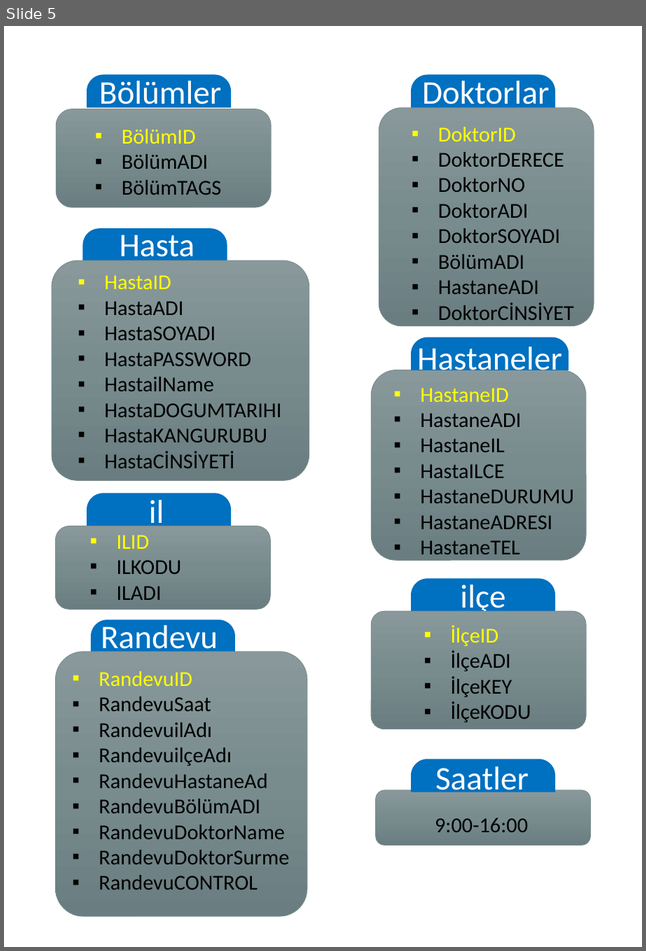
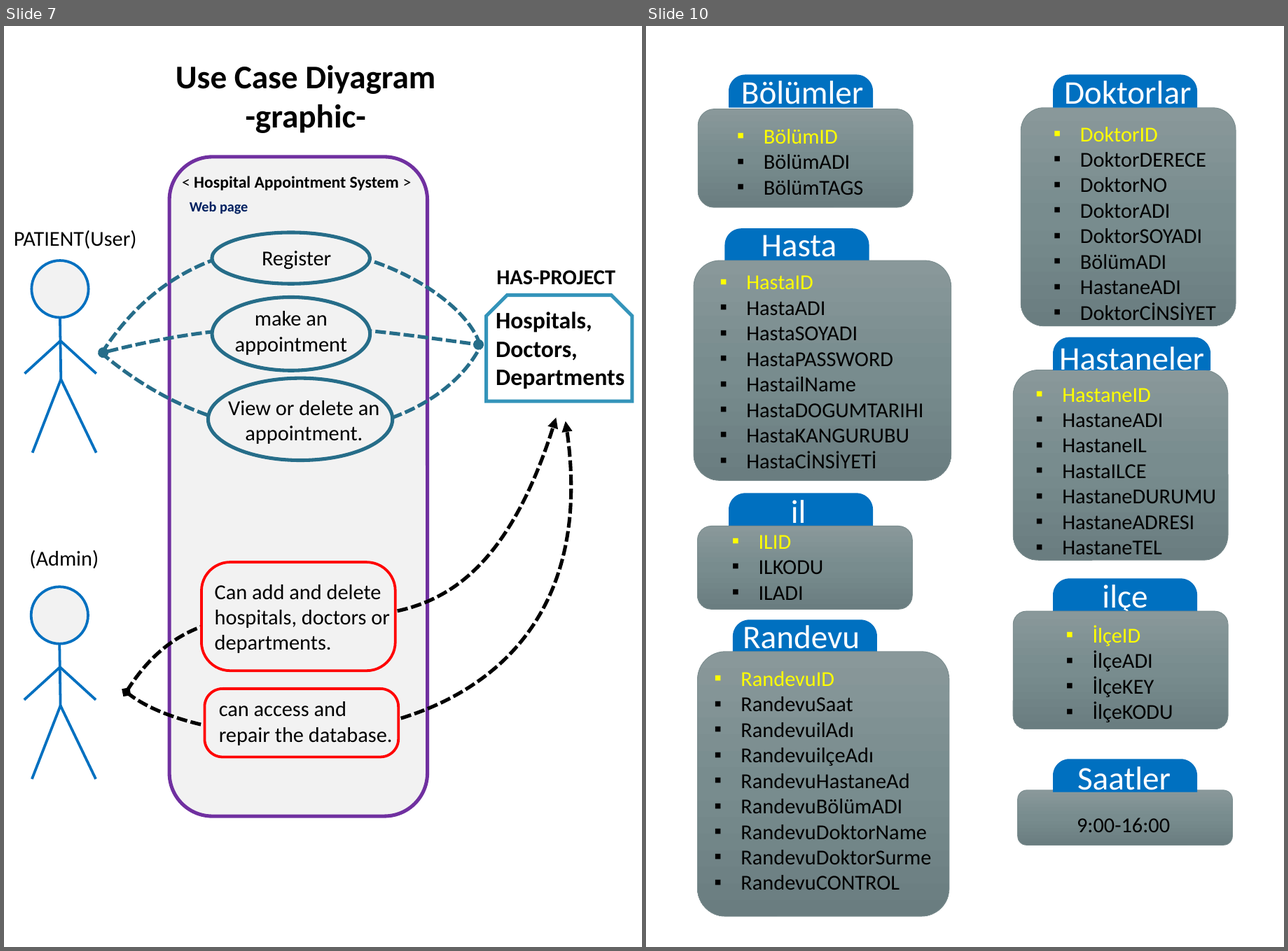
Before and after one commit to HAS-Project/Hospital-Appointment-System, a slide deck: Has-Project Report.pptx. Shown side by side, each under a label of ours: slide 5 before the commit, slides 7 and 10 after it; the slides between them are not shown. The pictures are 646x951 and 1288x951 pixels, drawn with LibreOffice and Linux fonts; fonts in the diff are those of the drawing. Boxes give left, top, right and bottom in pixels: in the first picture for what was removed or moved away, otherwise in the second. Text is boxed around its words. In the diff, an @@ line names an element or a change of style, - is before the commit and + after.

```diff
--- a/Has-Project Report.pptx
+++ b/Has-Project Report.pptx
@@ slide 7 added at [4, 26, 642, 947], background #FFFFFF @@
@@ text added at [176, 65, 435, 133], 28 pt, text #000000, bold @@
+Use Case Diyagram
+-graphic-
@@ rounded rectangle added at [169, 157, 427, 817], fill #F2F2F2, outline #7030A0 3 pt @@
@@ text added at [194, 176, 399, 190], 14 pt, text #000000, bold @@
+< Hospital Appointment System >
@@ text added at [190, 201, 248, 214], 12 pt, text #002060, bold @@
+Web page
@@ text added at [14, 230, 137, 249], 18 pt, text #000000 @@
+PATIENT(User)
@@ ellipse added at [211, 232, 369, 284], fill #F2F2F2, outline #266D8A 3 pt @@
@@ freeform shape added at [102, 247, 480, 354], outline #266D8A 3 pt dashed @@
@@ text added at [262, 251, 331, 270], 18 pt, text #000000 @@
+Register
@@ text added at [496, 270, 615, 285], 18 pt, text #000000, bold @@
+HAS-PROJECT
@@ ellipse added at [213, 297, 371, 370], fill #F2F2F2, outline #266D8A 3 pt @@
@@ snip same rect added at [486, 296, 631, 402], fill #FFFFFF, outline #3494BA 3 pt @@
@@ text added at [235, 311, 347, 355], 18 pt, text #000000 @@
+make an appointment
@@ text added at [495, 312, 624, 389], 20 pt, text #000000, bold @@
+Hospitals, Doctors, Departments
@@ group added at [24, 260, 96, 453]: 5 lines, 1 ellipse @@
@@ freeform shape added at [103, 327, 479, 352], outline #266D8A 3 pt dashed @@
@@ freeform shape added at [101, 344, 482, 433], outline #266D8A 3 pt dashed @@
@@ ellipse added at [208, 378, 392, 461], fill #F2F2F2, outline #266D8A 3 pt @@
@@ text added at [228, 397, 379, 444], 18 pt, text #000000 @@
+View or delete an appointment.
@@ freeform shape added at [126, 418, 556, 692], outline #000000 3 pt dashed @@
@@ freeform shape added at [126, 422, 571, 734], outline #000000 3 pt dashed @@
@@ text added at [29, 550, 98, 568], 18 pt, text #000000 @@
+(Admin)
@@ rounded rectangle added at [201, 562, 395, 671], fill #F2F2F2, outline #FF0000 2.25 pt @@
@@ text added at [215, 585, 390, 653], 18 pt, text #000000 @@
+Can add and delete hospitals, doctors or departments.
@@ group added at [24, 587, 96, 779]: 5 lines, 1 ellipse @@
@@ rounded rectangle added at [205, 688, 399, 756], fill #F2F2F2, outline #FF0000 2.25 pt @@
@@ text added at [219, 702, 392, 746], 18 pt, text #000000 @@
+can access and repair the database.
@@ what was slide 5 is now slide 10 @@
```
Also in this commit, not shown: 4 slides changed, 18 other slides added, 3 slides removed.
